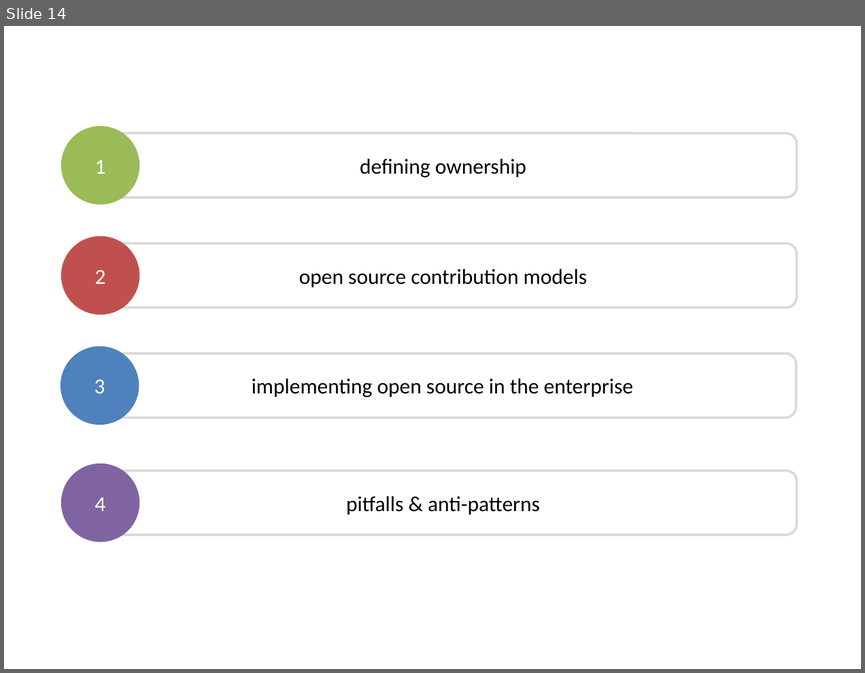
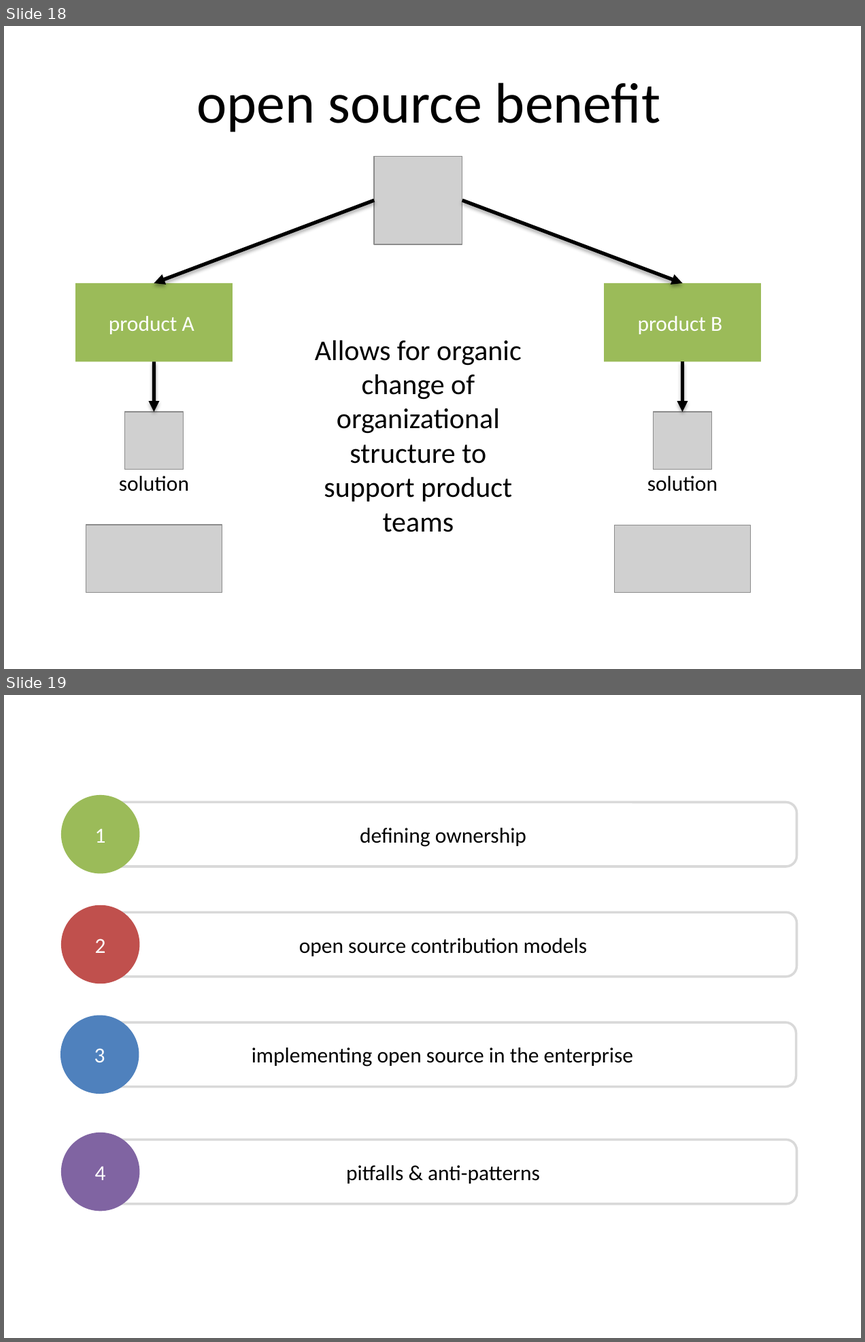
Before and after one commit to dsietz/open-source-model, a slide deck: Adopting the Open Source Model.pptx. Shown one above the other, each under a label of ours: slide 14 before the commit, slides 18 and 19 after it. The pictures are 865x673 and 865x1342 pixels, drawn with LibreOffice and Linux fonts; fonts in the diff are those of the drawing; grey boxes stand for pictures. Boxes give left, top, right and bottom in pixels: in the first picture for what was removed or moved away, otherwise in the second. Text is boxed around its words. In the diff, an @@ line names an element or a change of style, - is before the commit and + after.

```diff
--- a/Adopting the Open Source Model.pptx
+++ b/Adopting the Open Source Model.pptx
@@ slide 18 added at bbox=[4, 26, 861, 669], background #FFFFFF @@
@@ text added at bbox=[196, 82, 660, 132], 48 pt, text #000000 @@
+open source benefit
@@ picture added at bbox=[374, 157, 462, 244] @@
@@ arrow added from (374, 200) to (154, 283), #000000 3 pt @@
@@ arrow added from (462, 200) to (683, 283), #000000 3 pt @@
@@ rectangle added at bbox=[75, 283, 232, 362], fill #9BBB59, 18 pt, text #FFFFFF @@
+product A
@@ rectangle added at bbox=[604, 283, 761, 362], fill #9BBB59, 18 pt, text #FFFFFF @@
+product B
@@ text added at bbox=[315, 339, 521, 532], 24 pt, text #000000 @@
+Allows for organic change of organizational structure to support product teams
@@ arrow added from (154, 362) to (154, 412), #000000 3 pt @@
@@ arrow added from (683, 362) to (683, 412), #000000 3 pt @@
@@ picture added at bbox=[125, 412, 184, 469] @@
@@ picture added at bbox=[653, 412, 712, 469] @@
@@ text added at bbox=[119, 475, 189, 491], 18 pt, text #000000 @@
+solution
@@ text added at bbox=[647, 475, 717, 491], 18 pt, text #000000 @@
+solution
@@ picture added at bbox=[86, 524, 222, 592] @@
@@ picture added at bbox=[614, 524, 749, 592] @@
@@ what was slide 14 is now slide 19 @@
```
Also in this commit, not shown: 5 slides changed, 9 other slides added.
